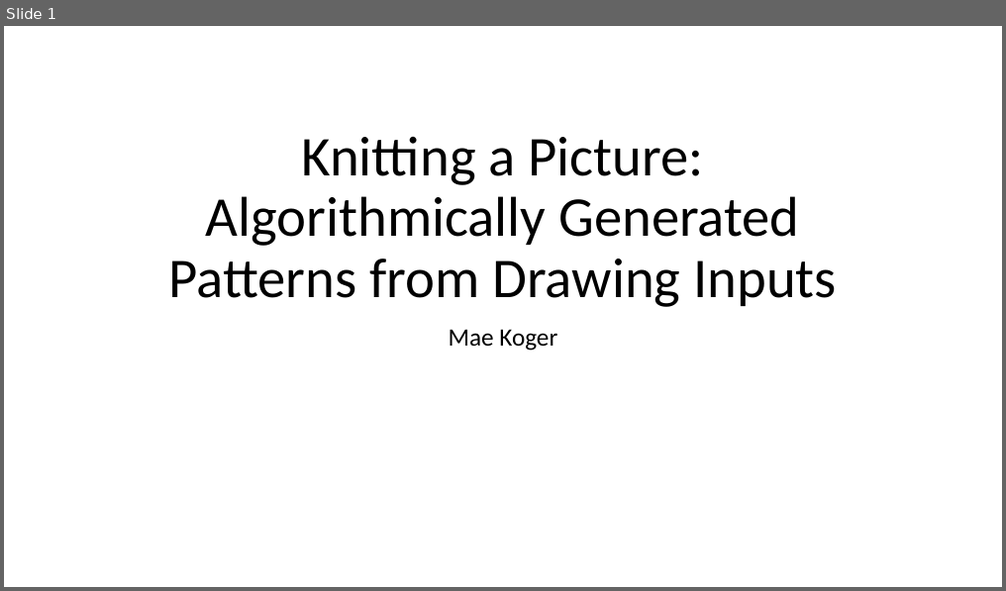
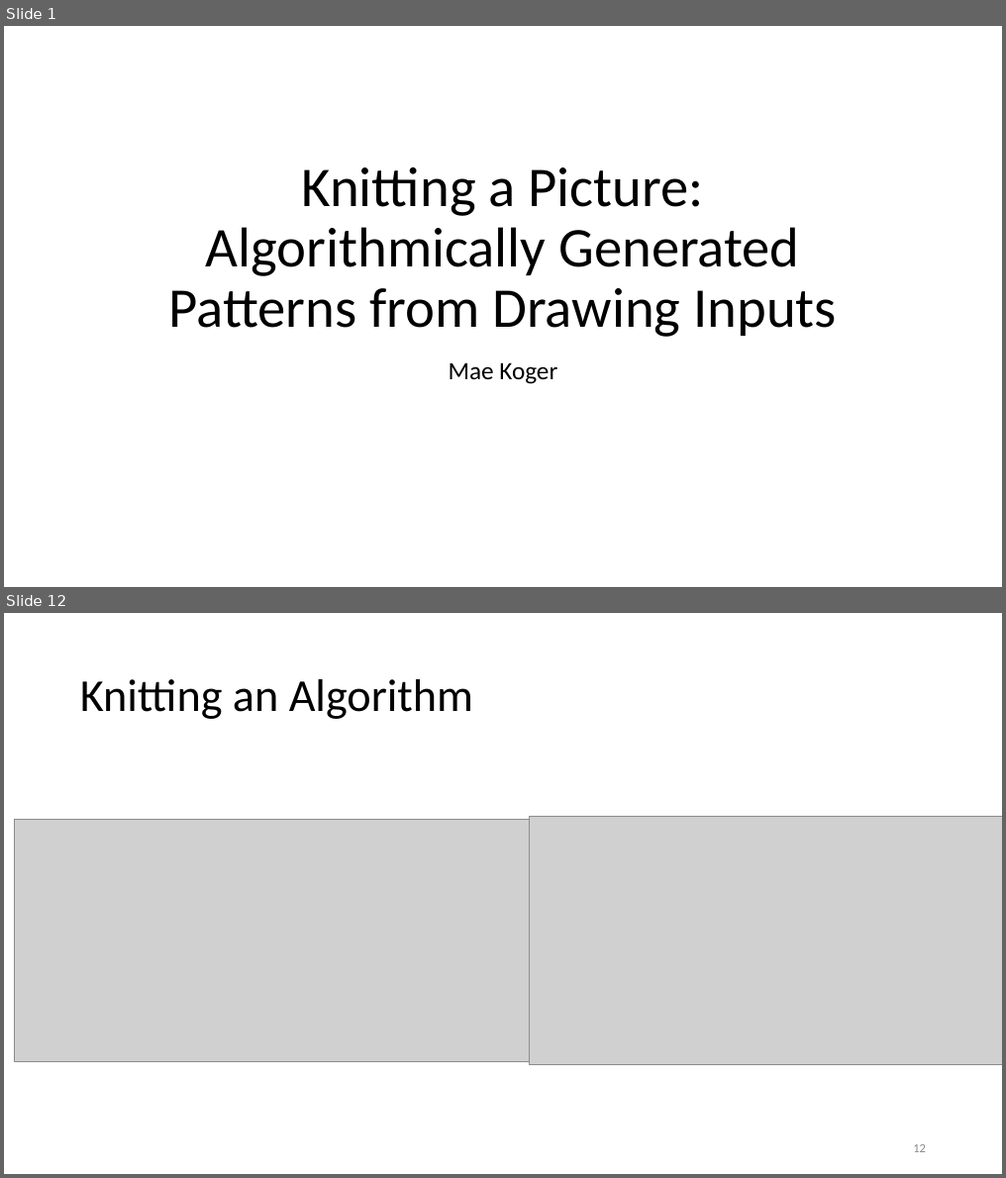
Before and after one commit to mkoger24/cs200finalproject, a slide deck: PresentationKnittingAlgorithm.pptx. Shown one above the other, each under a label of ours: slide 1 before the commit, slides 1 and 12 after it; the slides between them are not shown. The pictures are 1006x591 and 1006x1178 pixels, drawn with LibreOffice and Linux fonts; fonts in the diff are those of the drawing; grey boxes stand for pictures. Boxes give left, top, right and bottom in pixels: in the first picture for what was removed or moved away, otherwise in the second. Text is boxed around its words. In the diff, an @@ line names an element or a change of style, - is before the commit and + after.

```diff
--- a/PresentationKnittingAlgorithm.pptx
+++ b/PresentationKnittingAlgorithm.pptx
@@ slide 12 added at bbox=[4, 613, 1002, 1174], background #FFFFFF @@
@@ title added at bbox=[80, 679, 473, 719], 44 pt, text #000000 @@
+Knitting an Algorithm
@@ picture added at bbox=[14, 820, 530, 1061] @@
@@ picture added at bbox=[530, 816, 1002, 1065] @@
@@ page number added at bbox=[913, 1145, 926, 1153], 12 pt, text #8C8C8C @@
+12
@@ slide 1 changed as well @@
@@ title "Knitting a Picture: Algorithmically Generated ...": place and size @@
-title "Knitting a Picture: Algorithmically Generated ..." at bbox=[169, 137, 837, 307]
+title "Knitting a Picture: Algorithmically Generated ..." at bbox=[169, 168, 837, 337]
@@ subtitle "Mae Koger": place and size @@
-subtitle "Mae Koger" at bbox=[449, 329, 557, 351]
+subtitle "Mae Koger" at bbox=[449, 363, 557, 384]
```
Also in this commit, not shown: 10 other slides added, 2 other files.
